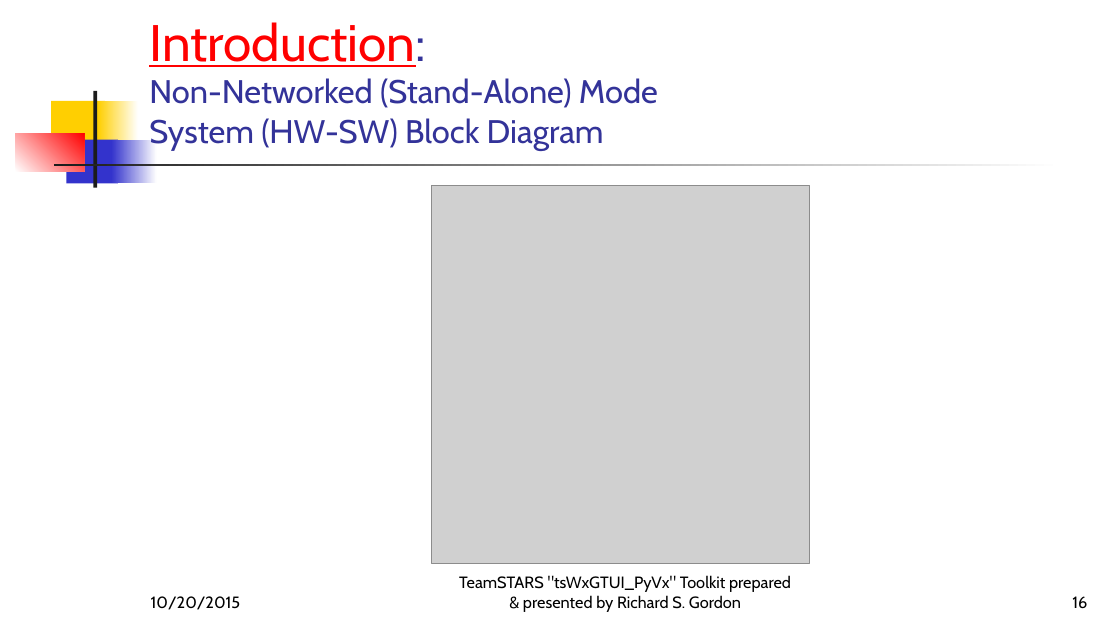
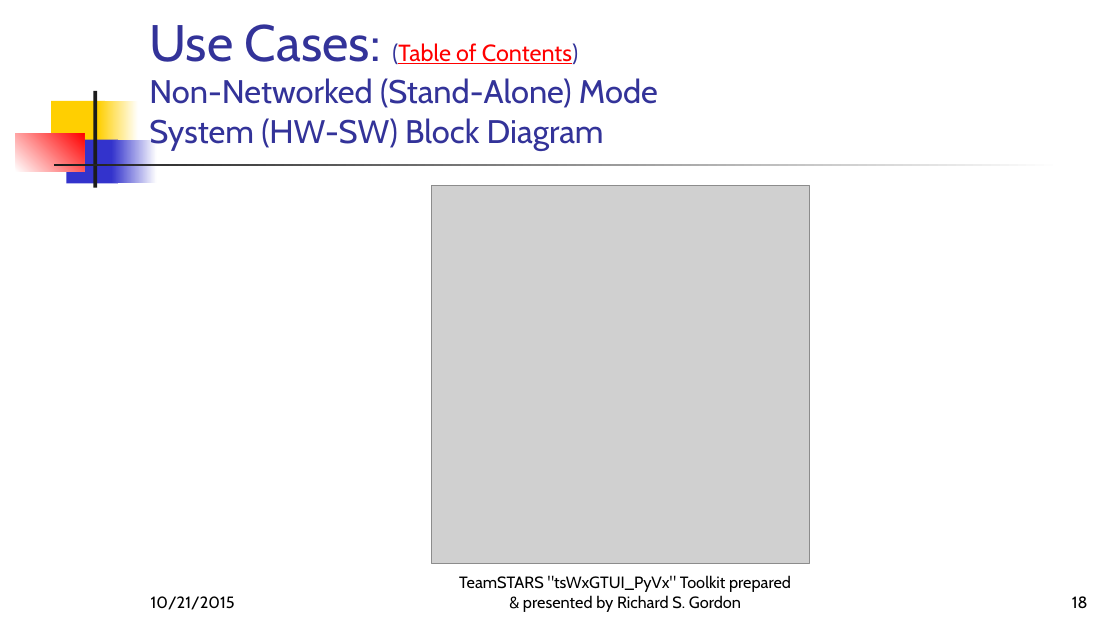
Before and after one commit to rigordo959/tsWxGTUI_PyVx_Repository, a slide deck: slide 18 of Notebooks/EngineeringNotebook/MS-PowerPoint-Files/tsWxGTUI_PyVx.pptx (slide 16 before the commit). Drawn at 1120x630 pixels with LibreOffice and Linux fonts; fonts in the diff are those of the drawing; grey boxes stand for pictures. Boxes give left, top, right and bottom in pixels: in the first picture for what was removed or moved away, otherwise in the second. Text is boxed around its words. In the diff, an @@ line names an element or a change of style, - is before the commit and + after.

```diff
--- a/Notebooks/EngineeringNotebook/MS-PowerPoint-Files/tsWxGTUI_PyVx.pptx
+++ b/Notebooks/EngineeringNotebook/MS-PowerPoint-Files/tsWxGTUI_PyVx.pptx
@@ title at (149, 24, 658, 151): text changed @@
-Introduction:
-Non-Networked (Stand-Alone) Mode
-System (HW-SW) Block Diagram
+Use Cases: (Table of Contents)
+Non-Networked (Stand-Alone) Mode
+System (HW-SW) Block Diagram
@@ text at (151, 596, 235, 610): text changed @@
-10/20/2015
+10/21/2015
@@ page number at (1072, 596, 1088, 609): text changed @@
-16
+18
```
Also in this commit, not shown: 57 other slides changed, 1 slide added, 4 slides removed.
